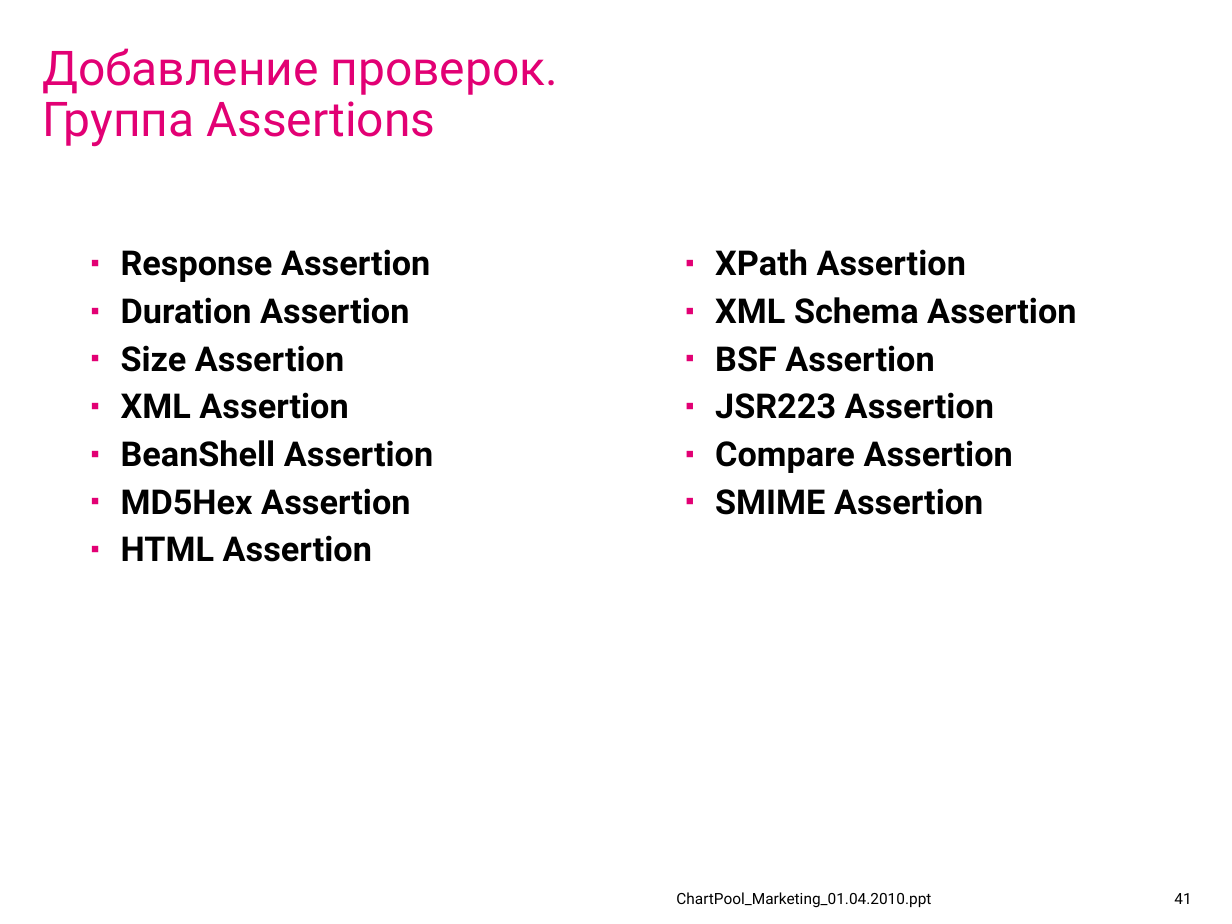
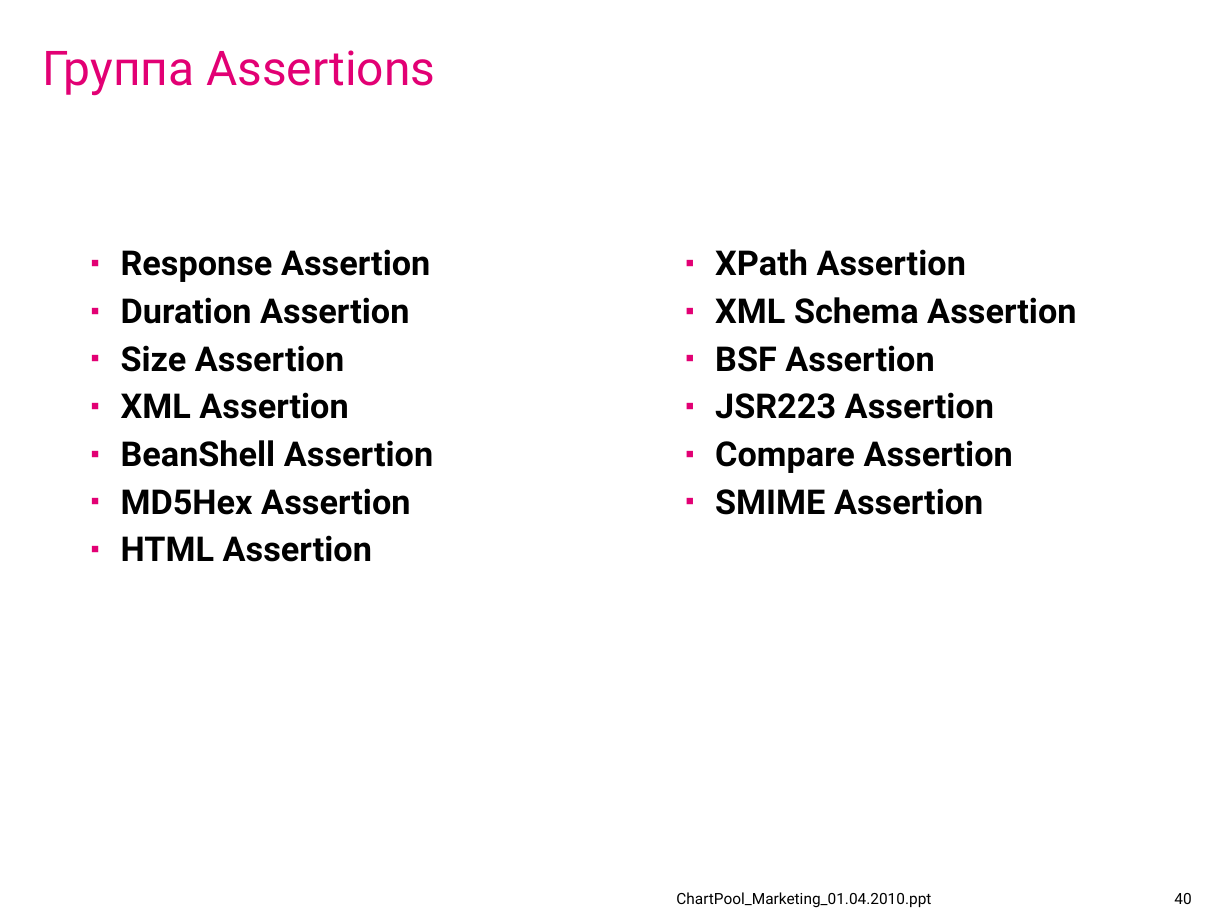
Before and after one commit to IvanCS/JMeterAvtoTestingDemo, a slide deck: slide 40 of documents/presentation.ppt (slide 41 before the commit). Drawn at 1232x924 pixels with LibreOffice and Linux fonts; fonts in the diff are those of the drawing; background and template pictures are left out. Boxes give left, top, right and bottom in pixels: in the first picture for what was removed or moved away, otherwise in the second. Text is boxed around its words. In the diff, an @@ line names an element or a change of style, - is before the commit and + after.

```diff
--- a/documents/presentation.ppt
+++ b/documents/presentation.ppt
@@ title at (42, 50, 435, 96): text changed @@
-Добавление проверок.
-Группа Assertions
+Группа Assertions
@@ page number at (1174, 893, 1191, 904): text changed @@
-41
+40
```
Also in this commit, not shown: 5 other slides changed, 9 slides added, 12 other files.
